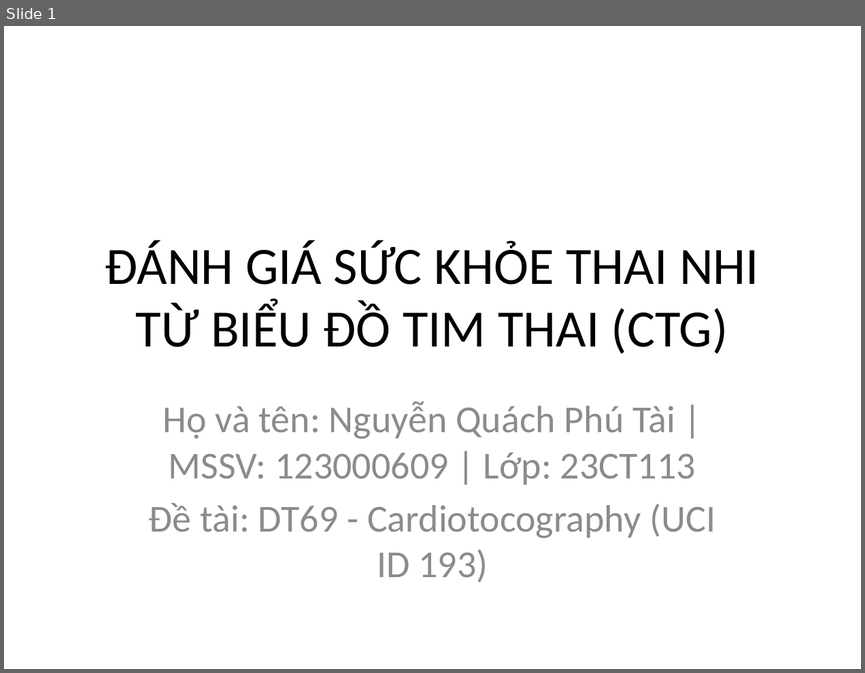
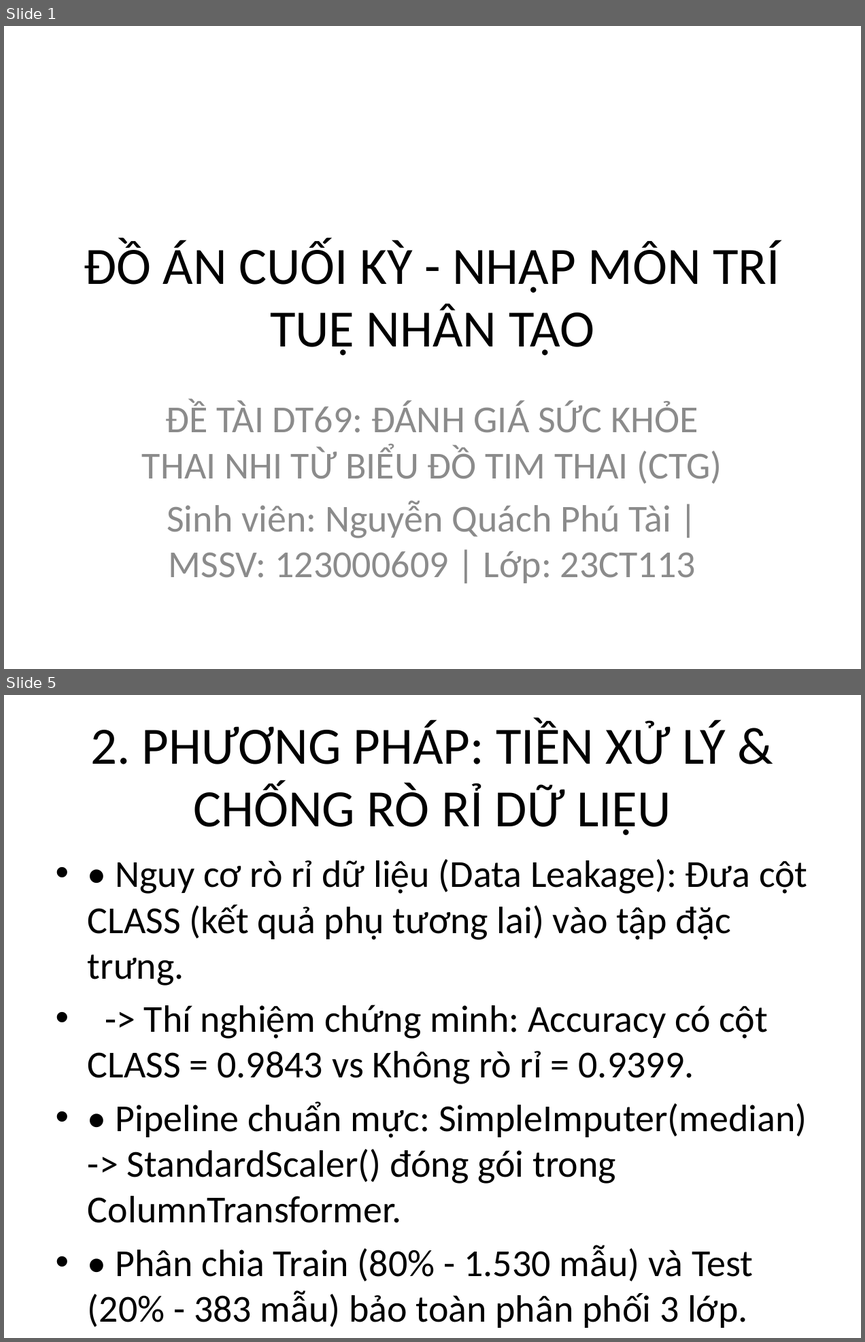
Before and after one commit to Escanor292/caimo, a slide deck: DT69_123000609_SlideThuyetTrinh.pptx. Shown one above the other, each under a label of ours: slide 1 before the commit, slides 1 and 5 after it; the slides between them are not shown. The pictures are 865x673 and 865x1342 pixels, drawn with LibreOffice and Linux fonts; fonts in the diff are those of the drawing. Boxes give left, top, right and bottom in pixels: in the first picture for what was removed or moved away, otherwise in the second. Text is boxed around its words. In the diff, an @@ line names an element or a change of style, - is before the commit and + after.

```diff
--- a/DT69_123000609_SlideThuyetTrinh.pptx
+++ b/DT69_123000609_SlideThuyetTrinh.pptx
@@ slide 5 added at (4,695,861,1338), background #FFFFFF @@
@@ title added at (90,720,726,835), 44 pt, text #000000 @@
+2. PHƯƠNG PHÁP: TIỀN XỬ LÝ & CHỐNG RÒ RỈ DỮ LIỆU
@@ text added at (88,859,807,1327), 32 pt, text #000000 @@
+• • Nguy cơ rò rỉ dữ liệu (Data Leakage): Đưa cột CLASS (kết quả phụ tương lai) vào tập đặc trưng.
+• -> Thí nghiệm chứng minh: Accuracy có cột CLASS = 0.9843 vs Không rò rỉ = 0.9399.
+• • Pipeline chuẩn mực: SimpleImputer(median) -> StandardScaler() đóng gói trong ColumnTransformer.
+• • Phân chia Train (80% - 1.530 mẫu) và Test (20% - 383 mẫu) bảo toàn phân phối 3 lớp.
@@ slide 1 changed as well @@
@@ title at (84,240,780,355): text changed @@
-ĐÁNH GIÁ SỨC KHỎE THAI NHI TỪ BIỂU ĐỒ TIM THAI (CTG)
+ĐỒ ÁN CUỐI KỲ - NHẬP MÔN TRÍ TUỆ NHÂN TẠO
@@ subtitle at (142,400,722,583): text changed @@
-Họ và tên: Nguyễn Quách Phú Tài | MSSV: 123000609 | Lớp: 23CT113
-Đề tài: DT69 - Cardiotocography (UCI ID 193)
+ĐỀ TÀI DT69: ĐÁNH GIÁ SỨC KHỎE THAI NHI TỪ BIỂU ĐỒ TIM THAI (CTG)
+Sinh viên: Nguyễn Quách Phú Tài | MSSV: 123000609 | Lớp: 23CT113
```
Also in this commit, not shown: 5 other slides changed, 8 other slides added, 4 slides removed, 3 other files.
